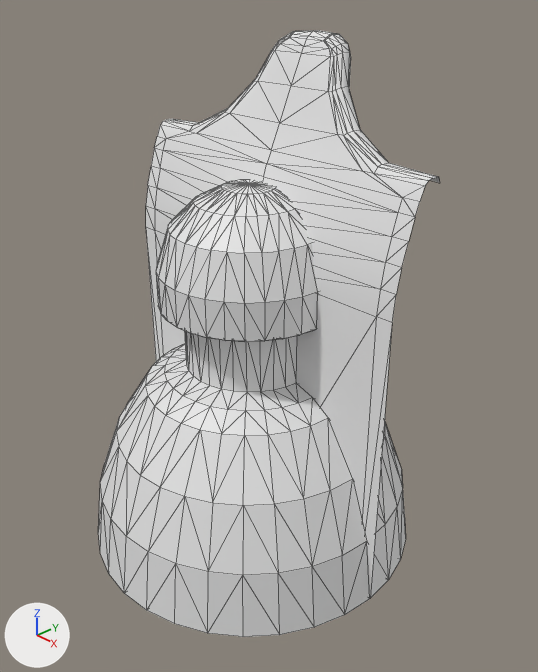
The Blender file assets/grid_teeth.blend: old version first, new version second.
One viewpoint serves both versions: a camera (50 mm lens) standing at (0.001459, -0.001299, 0.001618) and looking at (0.000005, 0.00007, 0.000638). The axes (+X, +Y, +Z) are drawn at lower left. The lights are the same throughout. Mesh edges are drawn as thin lines.

Script lines for the objects in view, before the commit:
```python
me_circle_001 = bpy.data.meshes.new('Circle.001')
me_circle_001.from_pydata(...)  # 449 vertices, 449 faces; spans x -0.44..0.44, y -0.44..0.44, z 0.0..0.975
me_plane_002 = bpy.data.meshes.new('Plane.002')
me_plane_002.from_pydata(...)  # 76 vertices, 58 faces; spans x 0.0..0.0064, y 0.0..0.0034, z 0.0..0.0188
me_plane_002.materials.append(mat_none_004)  # white #e7e7e7
ob_tip_wta = bpy.data.objects.new('tip_wta', me_circle_001)
ob_tip_wta.location = (0.0, 0.0, 0.0)
ob_tip_wta.scale = (0.00114, 0.00114, 0.00114)
_m = ob_tip_wta.modifiers.new('Triangulate', 'TRIANGULATE')
ob_wta_tooth_smooth = bpy.data.objects.new('wta_tooth_smooth', me_plane_002)
ob_wta_tooth_smooth.location = (0.0, 0.0, 0.0)
ob_wta_tooth_smooth.scale = (0.0784, 0.0784, 0.0784)
_m = ob_wta_tooth_smooth.modifiers.new('Mirror-teeth', 'MIRROR')
_m = ob_wta_tooth_smooth.modifiers.new('Triangulate', 'TRIANGULATE')
```
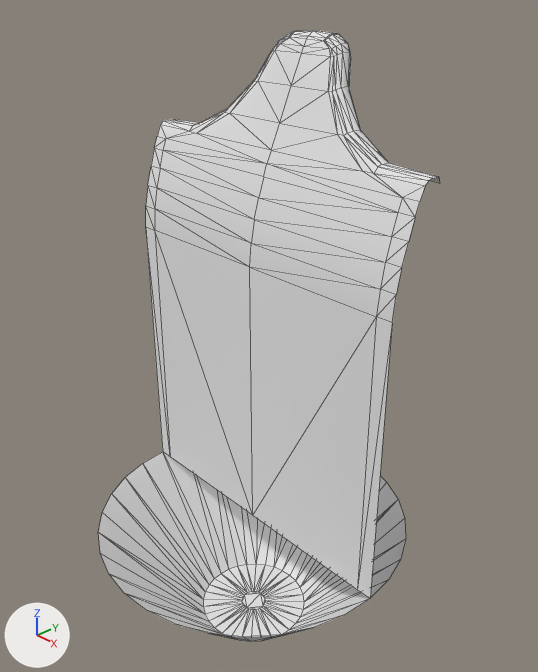
Commit message: add rod butt

Changed parts and their boxes [x1, y1, x2, y2] in the pictures (538 x 672 px):
```json
{"object": "tip_wta", "change": "hidden", "before": [98, 179, 406, 637]}
{"object": "butt_wta", "change": "added", "after": [98, 452, 406, 641]}
```

The change, as JSON lines over the scene's bpy script:
```json
{"op": "add", "block": "me_circle_002", "code": ["me_circle_002 = bpy.data.meshes.new('Circle.002')", "me_circle_002.from_pydata(...)  # 96 vertices, 65 faces; spans x -0.44..0.44, y -0.44..0.44, z -0.333..0.0"]}
{"op": "add", "block": "ob_tip_wta", "code": "ob_tip_wta.hide_set(True)  # its collection is switched off"}
{"op": "add", "block": "ob_butt_wta", "code": ["ob_butt_wta = bpy.data.objects.new('butt_wta', me_circle_002)", "ob_butt_wta.location = (0.0, 0.0, 0.0)", "ob_butt_wta.scale = (0.00114, 0.00114, 0.00114)", "_m = ob_butt_wta.modifiers.new('Triangulate', 'TRIANGULATE')"]}
```
